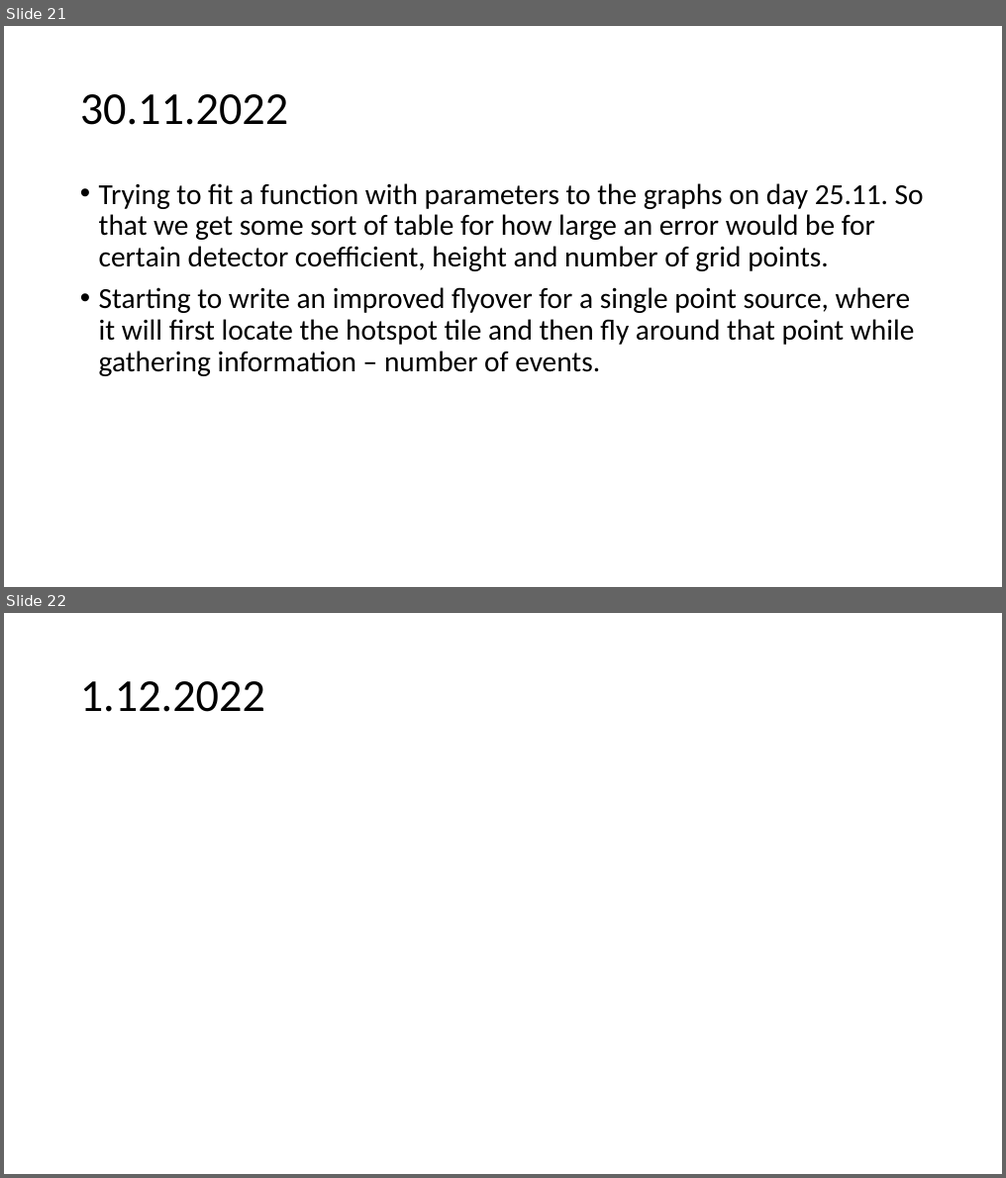
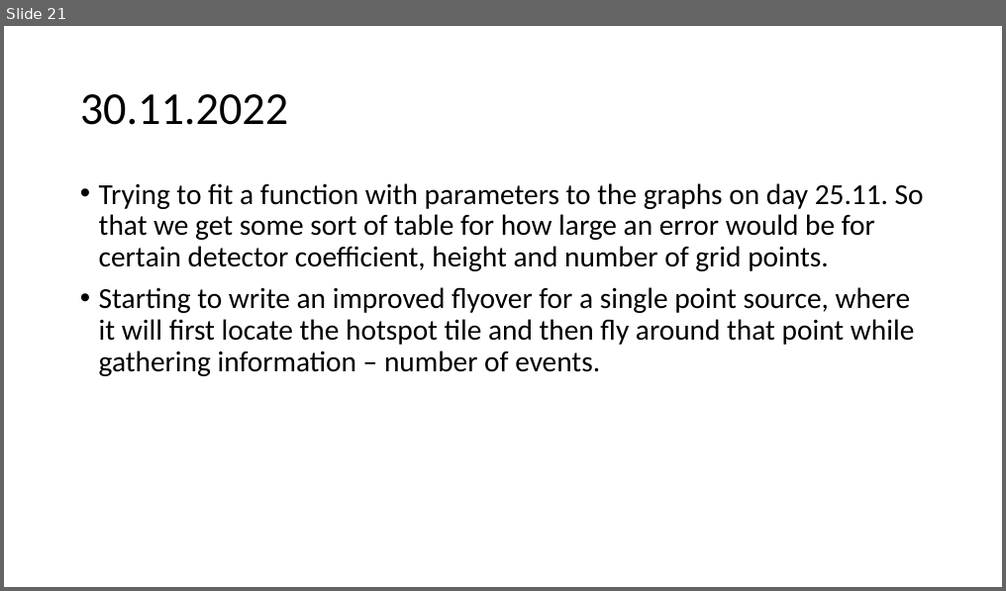
Before and after one commit to urhtrinko/DroneRadioactivity_student_job, a slide deck: reports/work_diary.pptx. Shown one above the other, each under a label of ours: slides 21 and 22 before the commit, slide 21 after it. The pictures are 1006x1178 and 1006x591 pixels, drawn with LibreOffice and Linux fonts; fonts in the diff are those of the drawing. Boxes give left, top, right and bottom in pixels: in the first picture for what was removed or moved away, otherwise in the second. Text is boxed around its words. In the diff, an @@ line names an element or a change of style, - is before the commit and + after.

```diff
--- a/reports/work_diary.pptx
+++ b/reports/work_diary.pptx
@@ slide 22 removed at box(4, 613, 1002, 1174), background #FFFFFF @@
@@ title removed at box(80, 681, 265, 712) @@
-1.12.2022
```
Also in this commit, not shown: 1 slide added.
